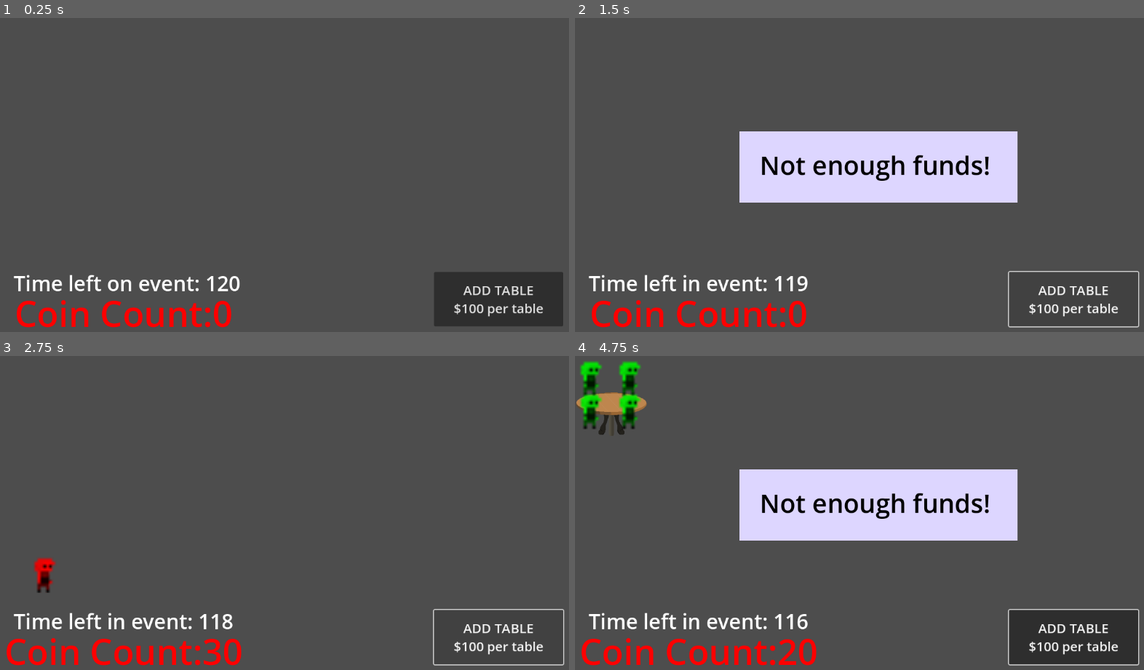
Above: before the commit, frames 1-4 (two rows, left to right).
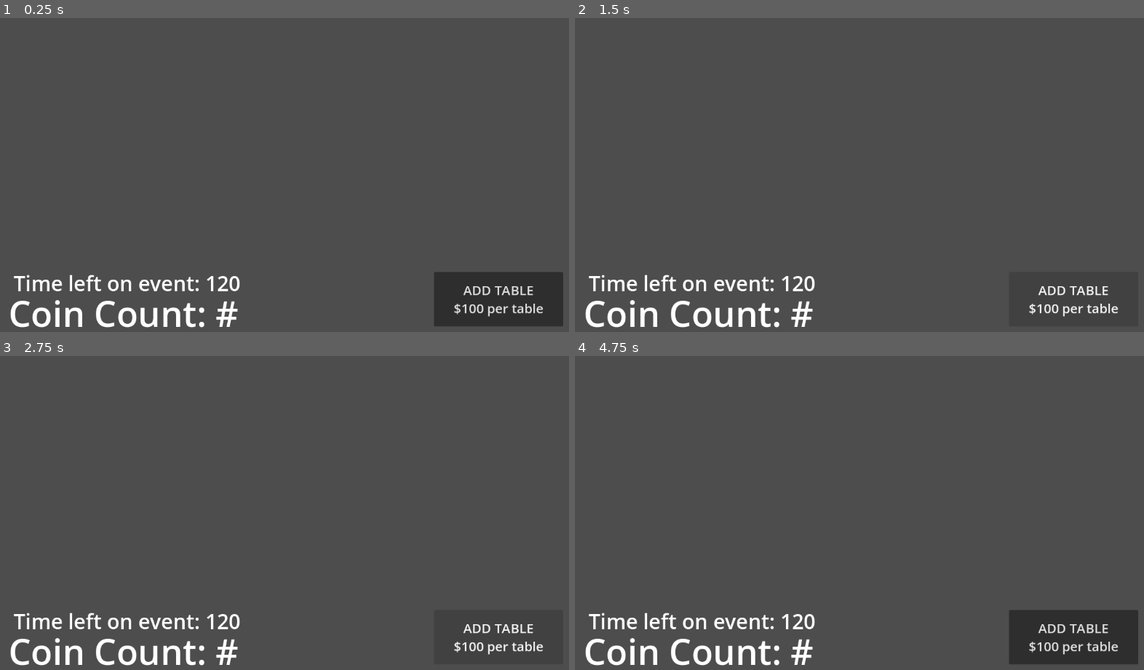
Above: after the commit, the same moments.

Repository: barrettab456/Event-Simulation
Game: Godot game, scene res://main.tscn
Two runs of this game, one before a commit and one after it. Both use one fixed random seed, a clock stepped at 60 frames per second and the inputs below.
Inputs (mouse positions are in pixels of both pictures, inside the frame that each line leads up to):
- Up to frame 1 (0.25 s): no input
- Up to frame 2 (1.5 s): click "ADD TABLE $100 per table" at 0.5 s; click "ADD TABLE $100 per table" at 1.25 s
- Up to frame 3 (2.75 s): click "ADD TABLE $100 per table" at 2 s
- Up to frame 4 (4.75 s): tap Enter (add_table) at 2.75, 3.05, 4.55 s; move the mouse to (996, 497) at 2.77 s; hold Space (add_person) 2.78-3.5 s; click (996, 497) at 2.92 s; drag from (751, 531) to (836, 578) at 3.52 s; move the mouse to (922, 443) at 4.27 s; hold Space (add_person) from 4.28 s (still down); click (922, 443) at 4.42 s

The runs differ from the first frame. In frame 1, 2.0% of the frame differs, in the area x 1-42%, y 89-99%; in frame 2, 14%; in frame 3, 3.2%; in frame 4, 16%, in the area x 0-100%, y 1-99%.

Commit message:
I broke it :(

Diff:
--- /dev/null
+++ b/HUD.tscn
@@ -0,0 +1,6 @@
+[gd_scene load_steps=2 format=3 uid="uid://bjgxdvn4an3j0"]
+
+[ext_resource type="Script" uid="uid://ckt0r7epx8sfy" path="res://hud.gd" id="1_k5de2"]
+
+[node name="Hud" type="Node2D"]
+script = ExtResource("1_k5de2")
--- a/guest.gd
+++ b/guest.gd
@@ -10,3 +10,8 @@
 		circle_not_seated.modulate = Color(0, 1, 0)
 	else:
 		circle_not_seated.modulate = Color(1,0,0)
+
+func _on_guest_leave_timer_timeout() -> void:
+	if current_table:
+		current_table.remove_guest(self)
+	queue_free()
--- a/guest.tscn
+++ b/guest.tscn
@@ -14,3 +14,9 @@
 texture = ExtResource("2_286r3")
 region_enabled = true
 region_rect = Rect2(0, 0, 12.86274, 12.05284)
+
+[node name="guest_leave_timer" type="Timer" parent="."]
+wait_time = 2.0
+one_shot = true
+
+[connection signal="timeout" from="guest_leave_timer" to="." method="_on_guest_leave_timer_timeout"]
--- /dev/null
+++ b/hud.gd
@@ -0,0 +1,32 @@
+extends Node
+
+func get_ready(coins):
+	$coin_count.text = "Coin Count:" + str(coins)
+	$coin_count.modulate = Color.RED
+
+func update_coins_hud(coins):
+	$coin_count.text = "Coin Count:" + str(coins)
+
+func check_table_errors(table_list, coins):
+	if table_list.size() == 8:
+		display_no_space()
+	if check_sufficient_funds(coins) == false:
+		display_no_funds()
+
+func display_no_space():
+		$no_space.visible = true
+		await get_tree().create_timer(1.0).timeout
+		$no_space.visible = false
+
+func display_no_funds():
+		$no_funds.visible = true
+		await get_tree().create_timer(1.0).timeout
+		$no_funds.visible = false
+
+func check_sufficient_funds(coins):
+	if coins < 100:
+		$coin_count.modulate = Color.RED
+		return false
+	else:
+		$coin_count.modulate = Color.AQUAMARINE
+		return true
--- a/main.gd
+++ b/main.gd
@@ -1,6 +1,6 @@
 #to get tables to go up (enter)
 #to get guests up (space)
-#WHAT GOES HERE VS HUD?
+
 #MAKE FLOW OF HOW GUESTS MOVE BETTER
 
 extends Node
@@ -13,8 +13,8 @@
 var table_list = []
 
 func _ready() -> void:
-	$coin_count.text = "Coin Count:" + str(coins)
-	$coin_count.modulate = Color.RED
+	$Hud.get_ready(coins)
+	print("hi")
 
 func _input(event):
 	if event.is_action_pressed("add_person"):
@@ -35,12 +35,11 @@
 	coins += guest.ticket_price
 
 	seat_guest_at_table(guest)
-	check_sufficient_funds()
-	update_hud()
+	$Hud.check_sufficient_funds(coins)
+	$Hud.update_coins_hud(coins)
 
 func new_table():
-	print("new_table")
-	if check_sufficient_funds() and table_list.size() < 8 :
+	if $Hud.check_sufficient_funds(coins) and table_list.size() < 8 :
 		var table = preload("res://Table.tscn").instantiate()
 		add_child(table)
 
@@ -55,37 +54,14 @@
 		table_list.append(table)
 
 		coins -= 100
-	elif table_list.size() == 8:
-		display_no_space()
-	elif check_sufficient_funds() == false:
-		display_no_funds()
+
+		$Hud.check_table_errors(table_list, coins)
 
 	for guest in unseated_guest_list.duplicate():
 		seat_guest_at_table(guest)
 
-
-	check_sufficient_funds()
-	update_hud()
-
-func display_no_space():
-		$no_space.visible = true
-		await get_tree().create_timer(1.0).timeout
-		$no_space.visible = false
-
-func display_no_funds():
-		$no_funds.visible = true
-		await get_tree().create_timer(1.0).timeout
-		$no_funds.visible = false
-
-
-func check_sufficient_funds():
-	if coins < 100:
-		$coin_count.modulate = Color.RED
-		return false
-	else:
-		$coin_count.modulate = Color.AQUAMARINE
-		return true
-
+	$Hud.check_sufficient_funds(coins)
+	$Hud.update_coins_hud(coins)
 
 func seat_guest_at_table(guest):
 	for t in table_list:
@@ -93,14 +69,13 @@
 			t.sit_guest(guest)
 			guest.current_table = t
 			guest.is_seated = true
+
+			$guest/guest_leave_timer.start()
 			guest.update_color()
 			if guest in unseated_guest_list:
 				unseated_guest_list.erase(guest)
 				update_spawn_rate()
 			return
-
-func update_hud():
-	$coin_count.text = "Coin Count:" + str(coins)
 
 
 #GET ADD TABLE BUTTON TO WORK
@@ -108,16 +83,13 @@
 	print("on add")
 	new_table()
 
-
 func _on_guest_timer_timeout() -> void:
 	new_guest()
-
 
 func update_spawn_rate():
 	var next_wait_time = unseated_guest_list.size()*2
 	$guest_timer.wait_time = next_wait_time
 	print(next_wait_time)
-
 
 func _on_timer_timeout() -> void:
 	time_left -= 1
--- a/main.tscn
+++ b/main.tscn
@@ -1,9 +1,9 @@
 [gd_scene load_steps=2 format=3 uid="uid://bueaoq2xny5pj"]
 
-[ext_resource type="Script" uid="uid://dtsnjoyjmny53" path="res://main.gd" id="1_ig7tw"]
+[ext_resource type="Script" uid="uid://ckt0r7epx8sfy" path="res://hud.gd" id="1_0xm2m"]
 
 [node name="Main" type="Node"]
-script = ExtResource("1_ig7tw")
+script = ExtResource("1_0xm2m")
 
 [node name="coin_count" type="Label" parent="."]
 offset_left = -320.0
@@ -61,6 +61,7 @@
 offset_top = 513.0
 offset_right = 1116.0
 offset_bottom = 621.0
+focus_mode = 0
 theme_override_font_sizes/font_size = 26
 text = "ADD TABLE
 $100 per table"
--- a/table.gd
+++ b/table.gd
@@ -25,5 +25,13 @@
 
 		guest.is_seated = true
 		guest.update_color()
+		guest.current_table = self
+		guest.global_position = global_position + seat_pos
 
-		guest.global_position = global_position + seat_pos
+func remove_guest(guest):
+	if guest in sat_guest_list:
+			sat_guest_list.erase(guest)
+			seated_guests -= 1
+			guest.is_seated = false
+			guest.current_table = null
+			guest.update_color()
Not shown, added: hud.gd.uid
